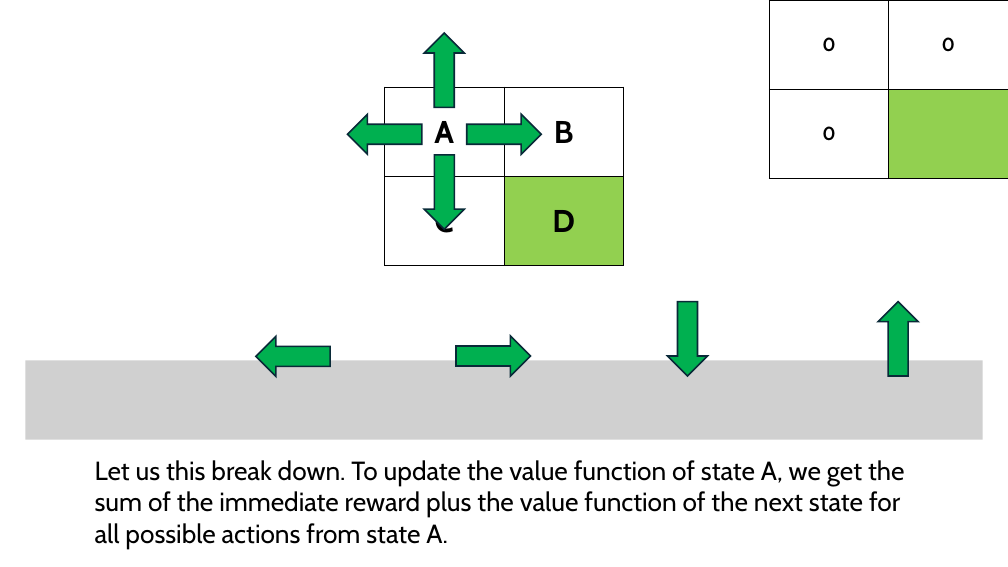
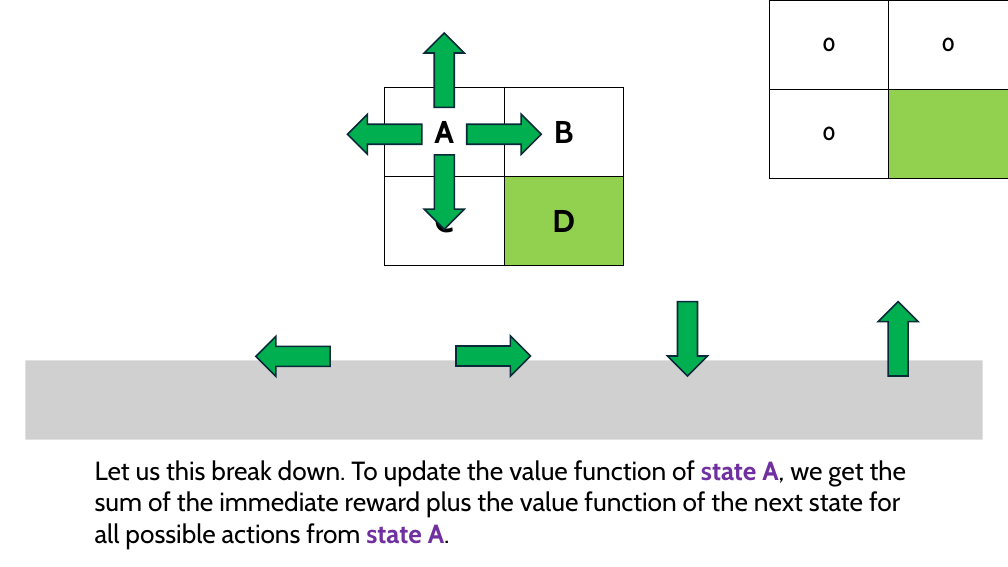
Before and after one commit to robitussin/CCRNFLRL, a slide deck: slide 53 of 3 - Planning by Dynamic Programming/Planning by Dynamic Programming(new).pptx. Drawn at 1008x567 pixels with LibreOffice and Linux fonts; fonts in the diff are those of the drawing; grey boxes stand for pictures. Boxes give left, top, right and bottom in pixels: in the first picture for what was removed or moved away, otherwise in the second. Text is boxed around its words. In the diff, an @@ line names an element or a change of style, - is before the commit and + after.

```diff
--- a/3 - Planning by Dynamic Programming/Planning by Dynamic Programming(new).pptx
+++ b/3 - Planning by Dynamic Programming/Planning by Dynamic Programming(new).pptx
@@ text "Let us this break down. ..." at bbox=[95, 460, 906, 549]: text colour #000000 to #7030A0, bold on in "state A, state A." @@
```
Also in this commit, not shown: 12 other slides changed, 7 slides added, 5 slides removed.
